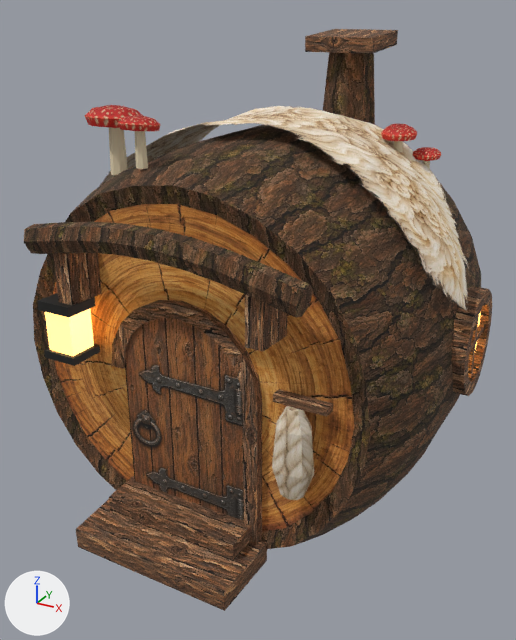
The glTF model board3d/models/house-forest-02.glb, before and after one commit.
Rendered twice from a camera (50 mm lens) standing at (1.86, -3.55, 2.68) and looking at (0.07, -0.29, 1.05). The axes (+X, +Y, +Z) are drawn at lower left. The lights are the same throughout. The first picture is the older version. Where no turn or scale is listed for an object, it has been applied to the vertices. Vertices at exactly the same position are counted once.

The scene before the commit, as lines of its bpy script (objects in view):
```python
me_chimney = bpy.data.meshes.new('chimney')
me_chimney.from_pydata(...)  # 20 vertices, 20 faces; spans x 0.05..0.39, y 0.388..0.712, z 1.945..2.466
me_chimney.materials.append(mat_bark)  # picture img_forest01_bark
me_door = bpy.data.meshes.new('door')
me_door.from_pydata(...)  # 26 vertices, 48 faces; spans x -0.362..0.362, y -0.955..-0.88, z 0.0..1.3
me_door.materials.append(mat_door_001)  # picture img_forest01_door
me_hide = bpy.data.meshes.new('hide')
me_hide.from_pydata(...)  # 153 vertices, 256 faces; spans x -1.16..1.21, y -0.45..0.5, z 1.31..2.15
me_hide.materials.append(mat_fleece)  # picture img_forest02_fleece
ob_chimney = bpy.data.objects.new('chimney', me_chimney)
ob_chimney.location = (0.0, 0.0, 0.0)
ob_door = bpy.data.objects.new('door', me_door)
ob_door.location = (0.0, 0.0, 0.0)
ob_hide = bpy.data.objects.new('hide', me_hide)
ob_hide.location = (0.0, 0.0, 0.0)
# also in view: 'amanita0_cap' at (-0.55, -0.65, 2.17); 'canopy_branch' at (0.03, -1.14, 1.66); 'amanita0_stem' at (-0.55, -0.65, 2.01); 'log' at (0.0, 0.0, 1.03); 'door_frame' at (0.0, -0.94, 0.69)
```
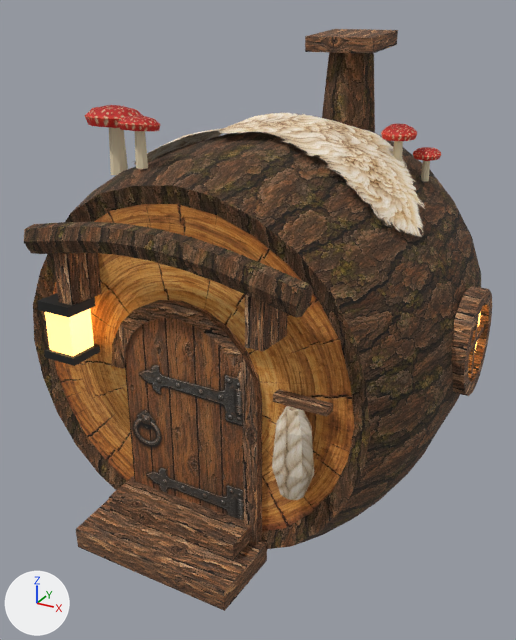
The change, as JSON lines over the scene's bpy script:
```json
{"block": "me_hide", "where": "# used by ob_hide; location = (0.0, 0.0, 0.0)"}
{"op": "remove", "block": "me_hide", "code": "me_hide.from_pydata(...)  # 153 vertices, 256 faces; spans x -1.16..1.21, y -0.45..0.5, z 1.31..2.15"}
{"op": "add", "block": "me_hide", "code": "me_hide.from_pydata(...)  # 153 vertices, 256 faces; spans x -0.88..0.96, y -0.45..0.5, z 1.64..2.11"}
{"block": "me_hide", "change": "me_hide part 1: 153 of 153 vertices moved; they spanned x -1.16..1.21, y -0.45..0.5, z 1.31..2.15 and now span x -0.88..0.96, y -0.45..0.5, z 1.64..2.11; mean shift (0.01, 0.0, 0.11)"}
```

Pixel boxes [x1, y1, x2, y2] of what changed, in the pictures (516 x 640 px):
```json
{"object": "hide", "change": "reshaped", "before": [99, 106, 468, 309], "after": [134, 113, 425, 236], "on screen": "21% narrower, 39% shorter"}
```
